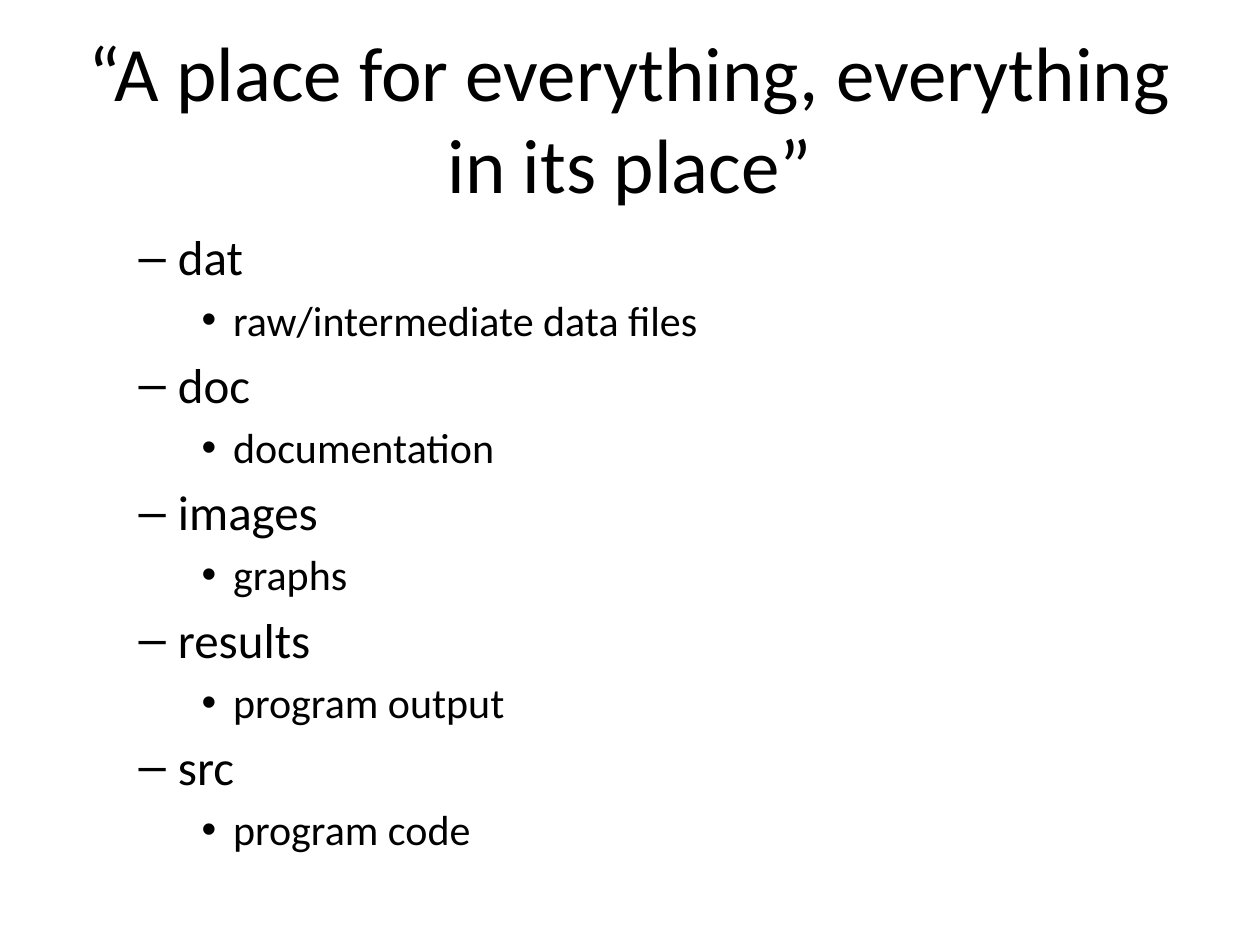
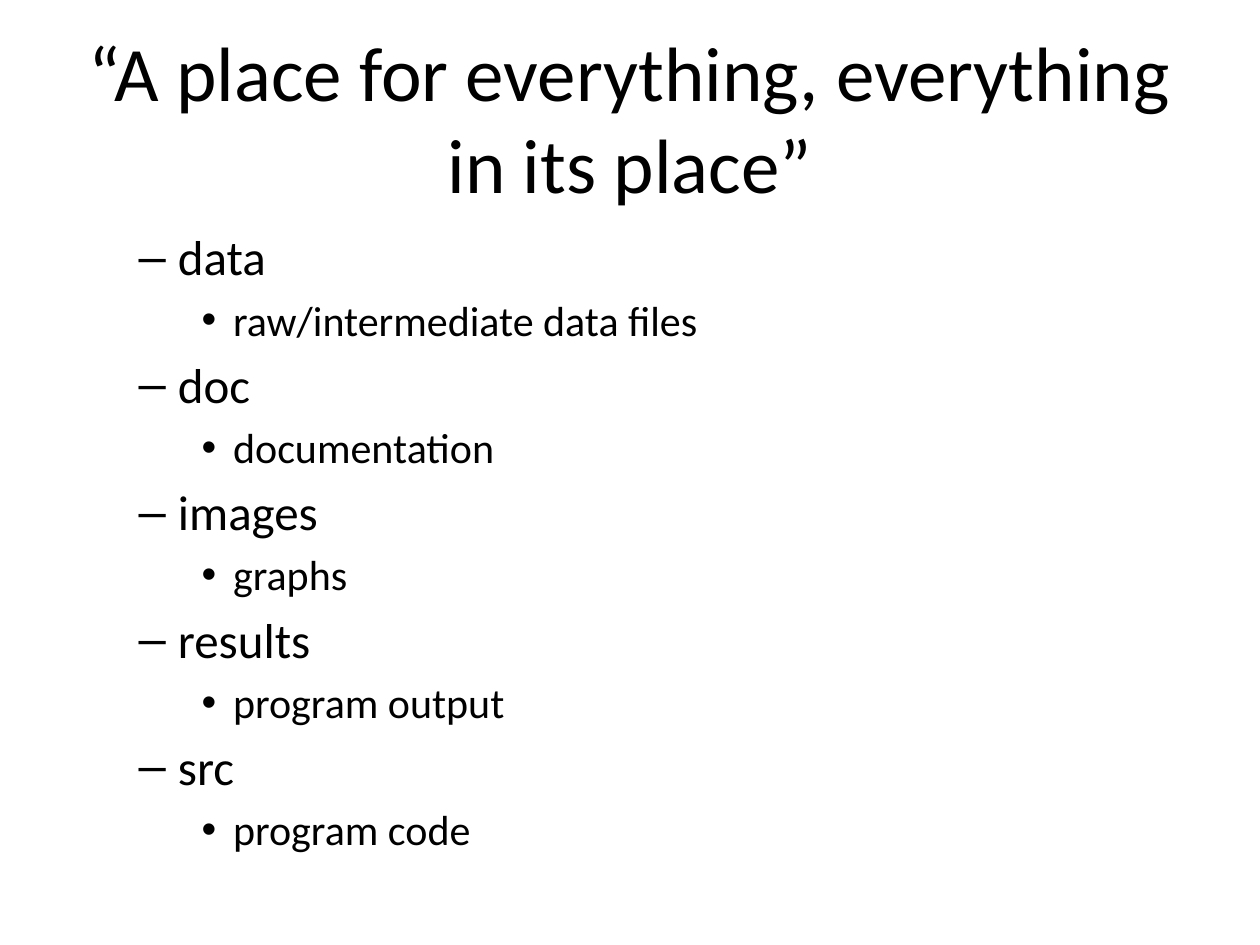
Before and after one commit to pmean/classes, a slide deck: slide 8 of introduction-to-r/src/v01-slides-and-speaker-notes.pptx (slide 7 before the commit). Drawn at 1260x945 pixels with LibreOffice and Linux fonts; fonts in the diff are those of the drawing. Boxes give left, top, right and bottom in pixels: in the first picture for what was removed or moved away, otherwise in the second. Text is boxed around its words. In the diff, an @@ line names an element or a change of style, - is before the commit and + after.

```diff
--- a/introduction-to-r/src/v01-slides-and-speaker-notes.pptx
+++ b/introduction-to-r/src/v01-slides-and-speaker-notes.pptx
@@ text at (178,241,266,276): text changed @@
-  – dat
+  – data
```
Also in this commit, not shown: 11 other slides changed, 1 slide added, 15 other files.
